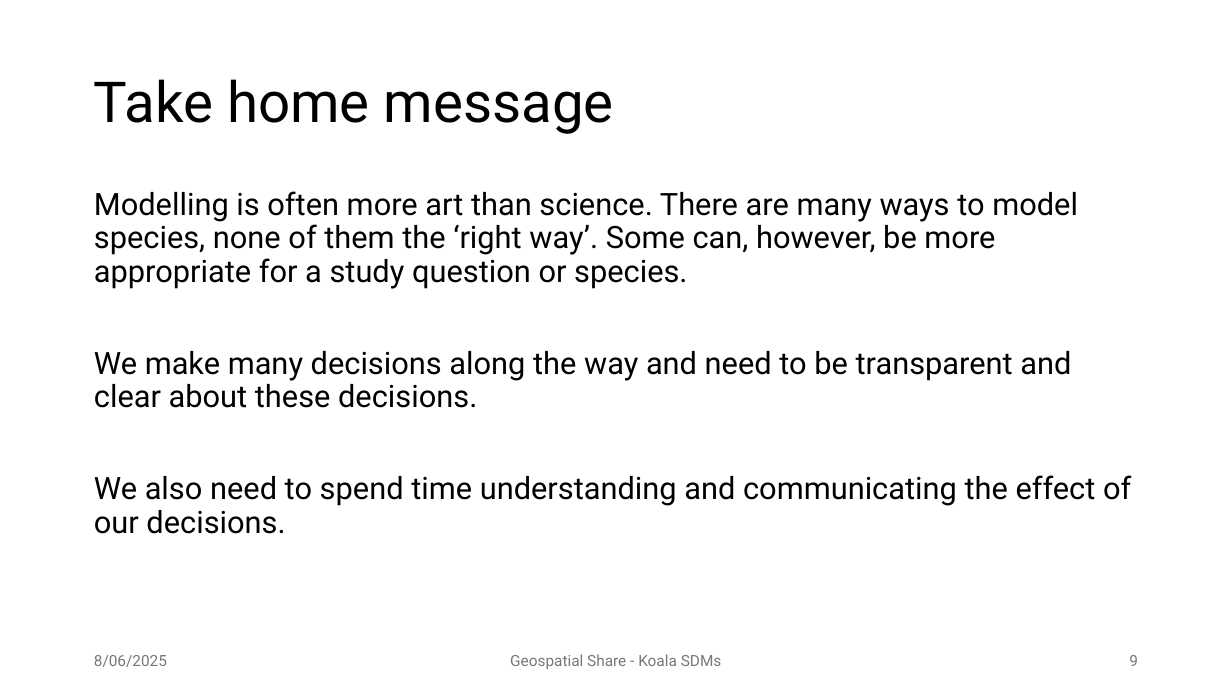
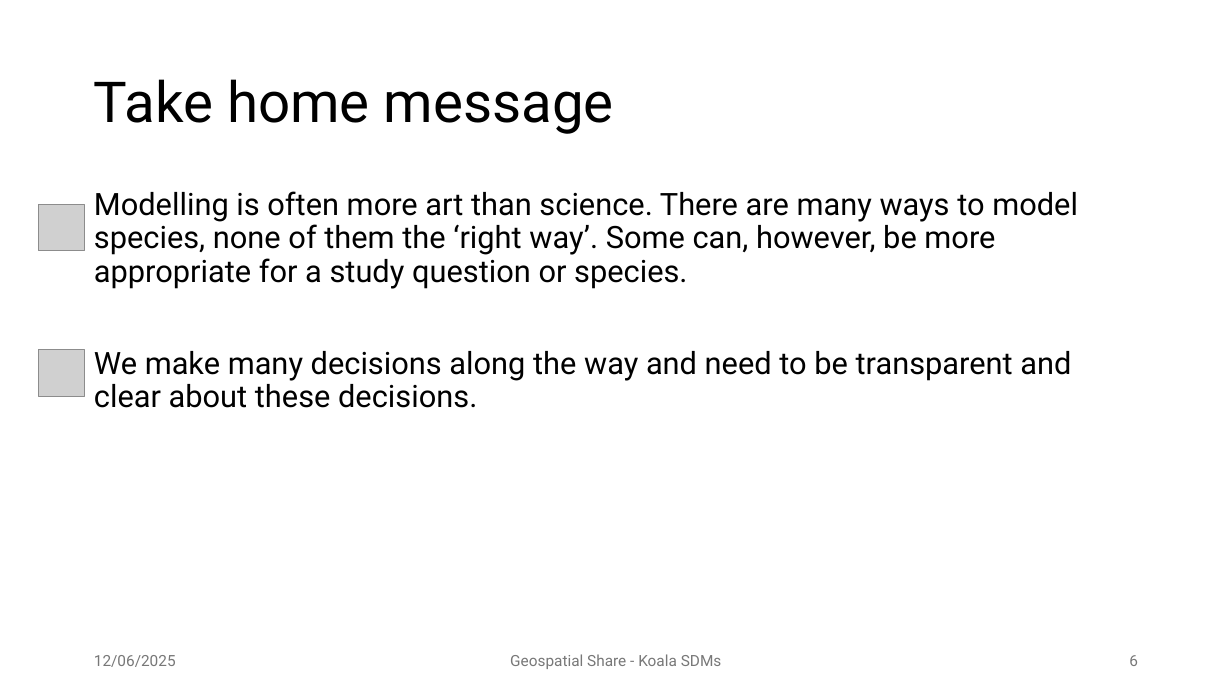
Before and after one commit to patch105/ICCB_koala_sdm, a slide deck: slide 6 of ICCB_koala_sdm_slides.pptx (slide 9 before the commit). Drawn at 1232x693 pixels with LibreOffice and Linux fonts; fonts in the diff are those of the drawing; grey boxes stand for pictures; background and template pictures are left out. Boxes give left, top, right and bottom in pixels: in the first picture for what was removed or moved away, otherwise in the second. Text is boxed around its words. In the diff, an @@ line names an element or a change of style, - is before the commit and + after.

```diff
--- a/ICCB_koala_sdm_slides.pptx
+++ b/ICCB_koala_sdm_slides.pptx
@@ picture added at box(39, 204, 85, 250) @@
@@ picture added at box(39, 350, 85, 396) @@
@@ text at box(94, 475, 1131, 534): paragraph removed @@
-We also need to spend time understanding and communicating the effect of our decisions.
@@ text at box(94, 655, 176, 667): text changed @@
-8/06/2025
+12/06/2025
@@ page number at box(1129, 655, 1138, 666): text changed @@
-9
+6
```
Also in this commit, not shown: 26 other slides changed, 20 slides removed, 1 other file.
